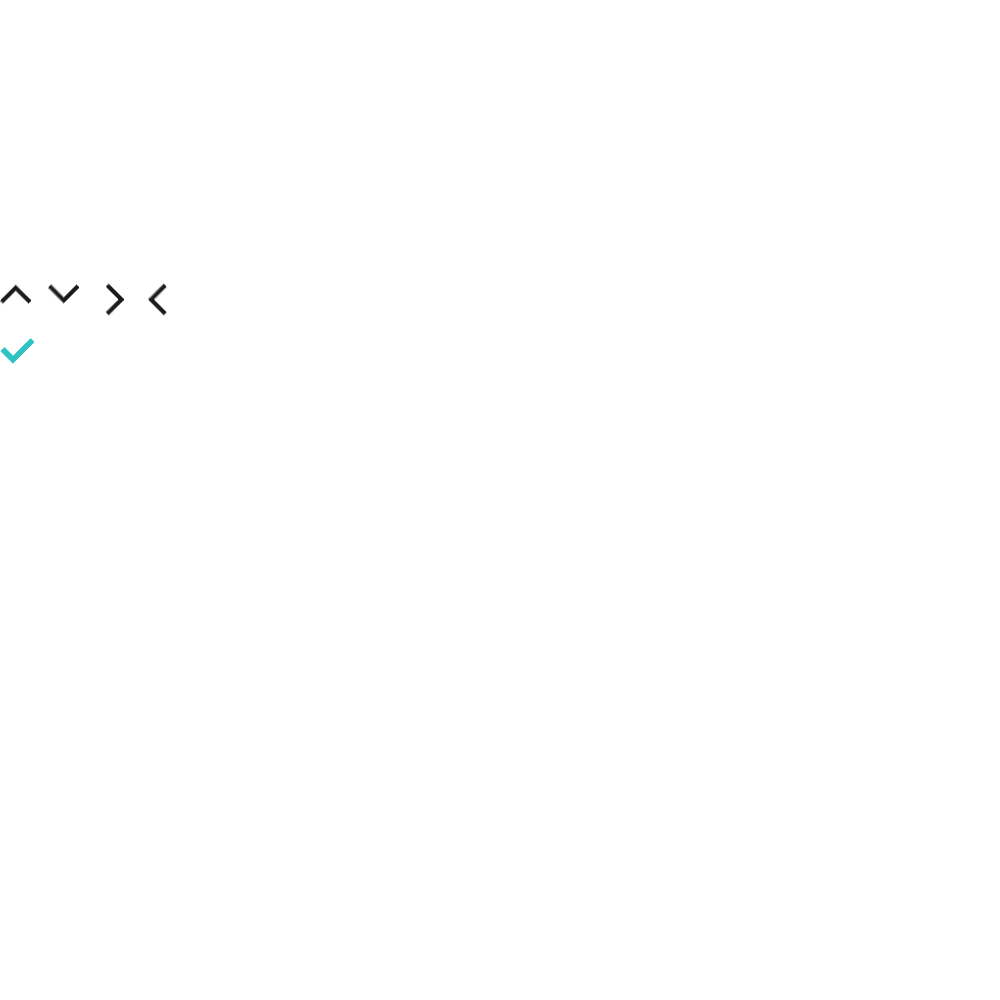
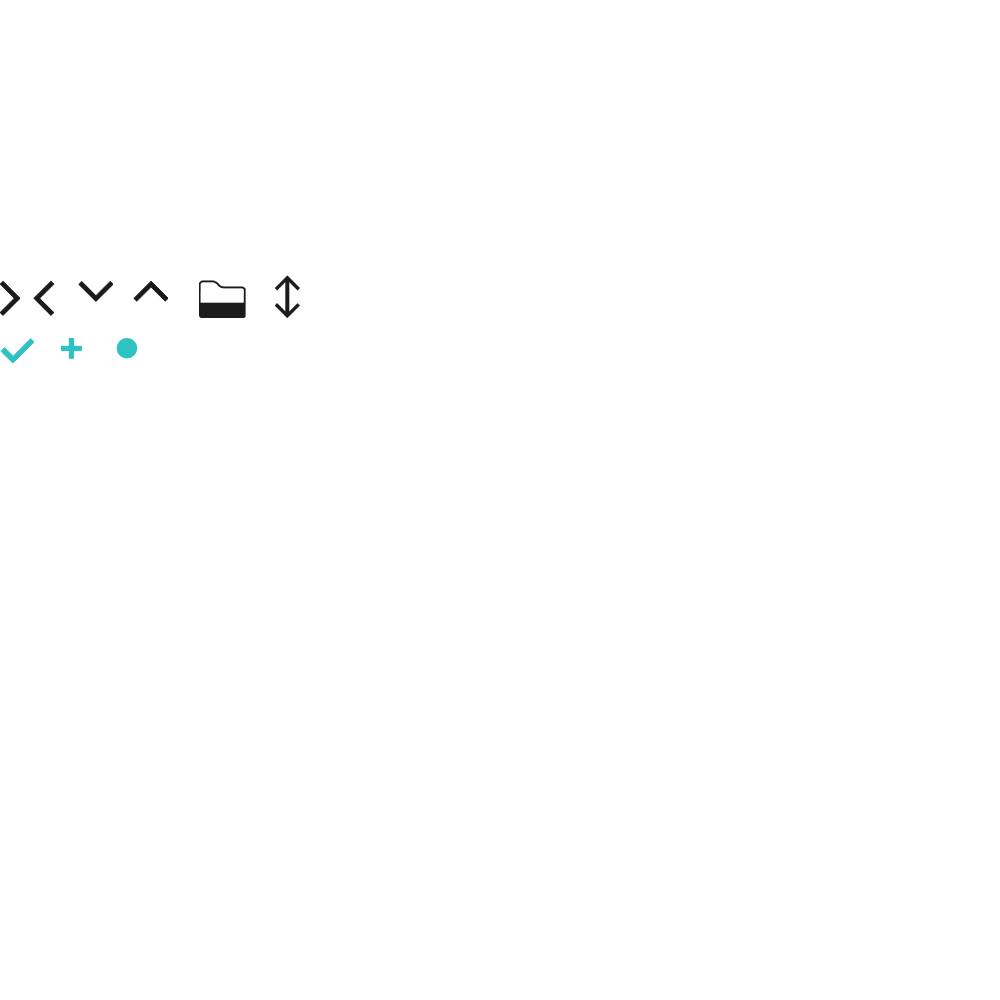
Layers edited between the first and the second 1000 x 1000 image:
added layer "Layer 393 copy 3" in group "black" over [199, 280, 246, 318]
added layer "Layer 7" in group "black" over [275, 275, 300, 318]
painted on "Layer 4 copy 7" over [133, 280, 168, 317]
painted on "Layer 4 copy 6" over [78, 280, 124, 317]
painted on "Layer 4 copy 5" over [33, 280, 79, 316]
painted on "Layer 4 copy 4" over [0, 280, 31, 316]
added layer "Shape 6" in group "teal" over [116, 338, 138, 359]
added layer "Shape 1 copy" in group "teal" over [60, 338, 82, 359]
